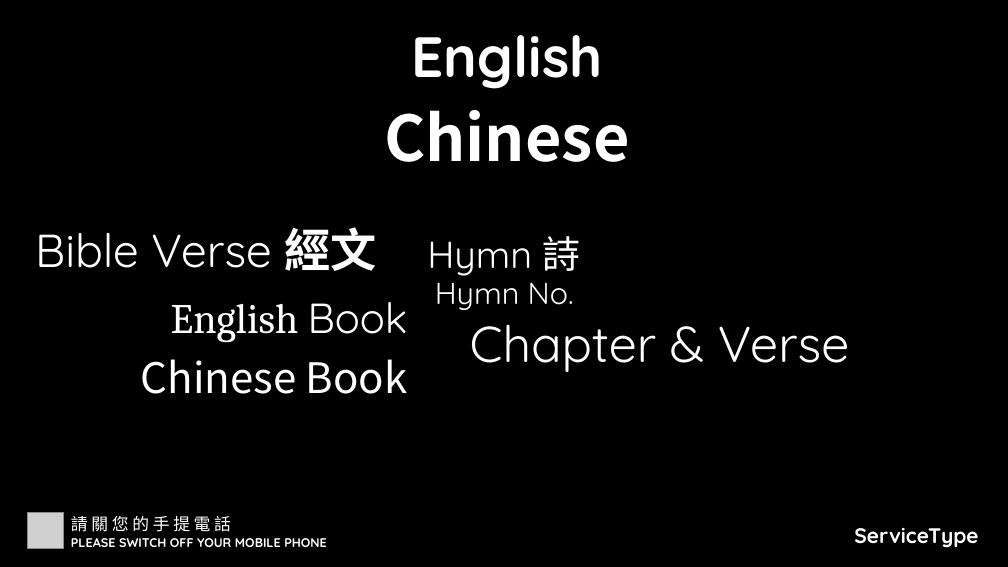
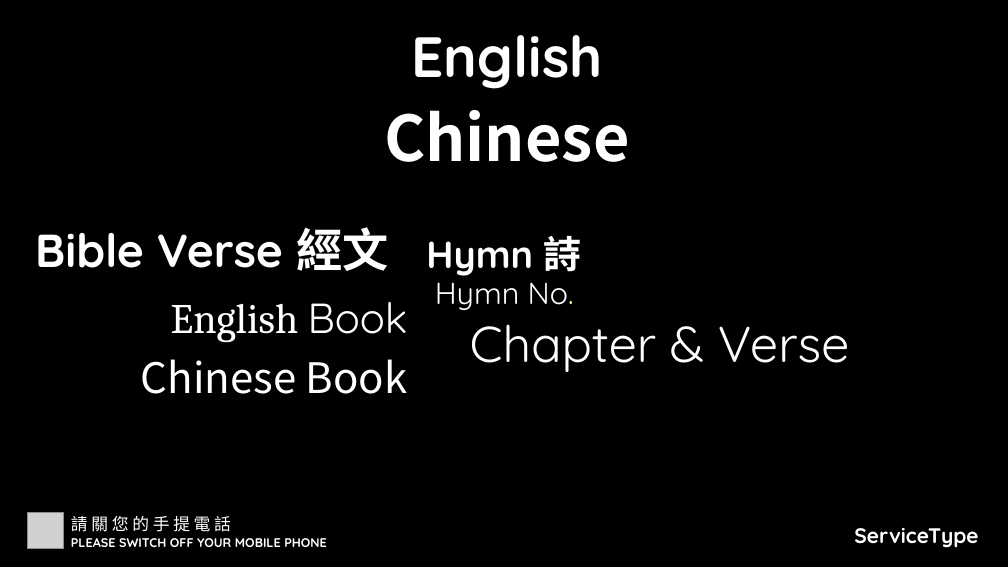
Before and after one commit to calebchanwy/tjc-powerpoint, a slide deck: slide 1 of TJCPowerPoint/Resources/ServiceWidescreen.pptx. Drawn at 1008x567 pixels with LibreOffice and Linux fonts; fonts in the diff are those of the drawing; grey boxes stand for pictures. Boxes give left, top, right and bottom in pixels: in the first picture for what was removed or moved away, otherwise in the second. Text is boxed around its words. In the diff, an @@ line names an element or a change of style, - is before the commit and + after.

```diff
--- a/TJCPowerPoint/Resources/ServiceWidescreen.pptx
+++ b/TJCPowerPoint/Resources/ServiceWidescreen.pptx
@@ text "Bible Verse 經文" at box(35, 227, 388, 271): bold on in "Bible Verse" @@
@@ text "Hymn 詩" at box(426, 236, 582, 276): bold on @@
```
Also in this commit, not shown: 18 other files.
